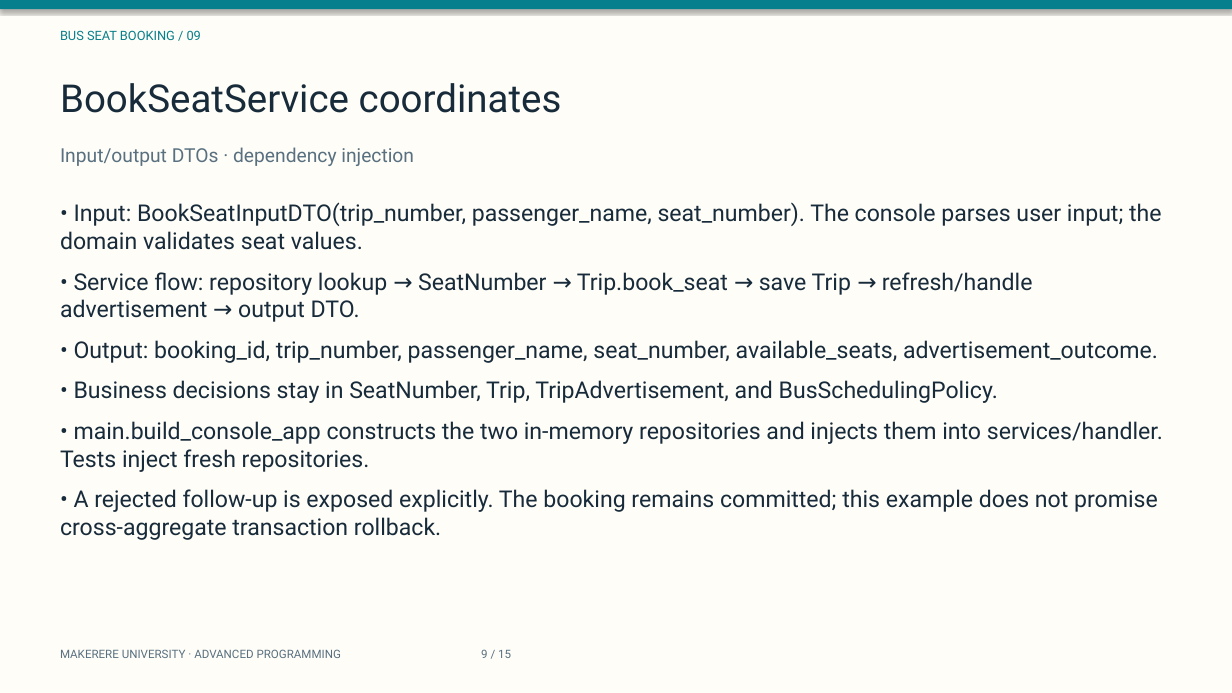
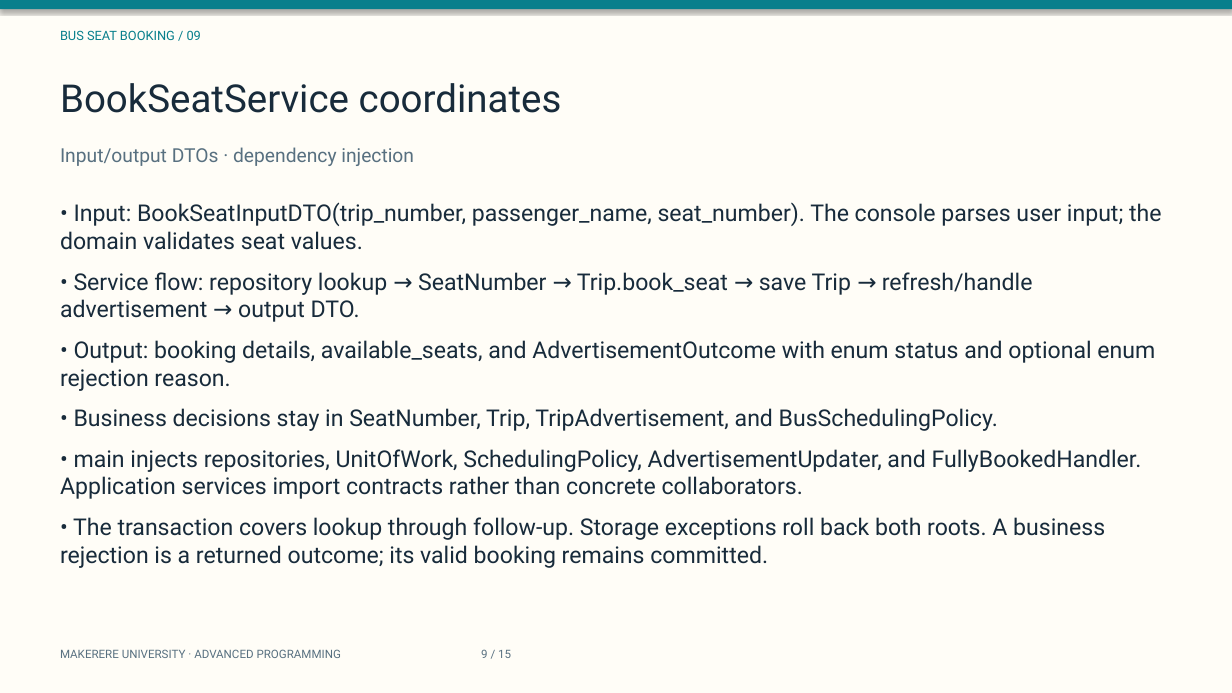
Before and after one commit to TIMOTHY-ctrl/Advancedprogramming_assignment_group_repo, a slide deck: slide 9 of presentation/coursework-slides.pptx. Drawn at 1232x693 pixels with LibreOffice and Linux fonts; fonts in the diff are those of the drawing. Boxes give left, top, right and bottom in pixels: in the first picture for what was removed or moved away, otherwise in the second. Text is boxed around its words. In the diff, an @@ line names an element or a change of style, - is before the commit and + after.

Commit message:
Finalize coursework contracts, aggregate naming and submission evidence

```diff
--- a/presentation/coursework-slides.pptx
+++ b/presentation/coursework-slides.pptx
@@ text at (60, 340, 1155, 391): text changed @@
-• Output: booking_id, trip_number, passenger_name, seat_number, available_seats, advertisement_outcome.
+• Output: booking details, available_seats, and AdvertisementOutcome with enum status and optional enum rejection reason.
@@ text at (60, 449, 1142, 568): text changed @@
-• main.build_console_app constructs the two in-memory repositories and injects them into services/handler. Tests inject fresh repositories.
-• A rejected follow-up is exposed explicitly. The booking remains committed; this example does not promise cross-aggregate transaction rollback.
+• main injects repositories, UnitOfWork, SchedulingPolicy, AdvertisementUpdater, and FullyBookedHandler. Application services import contracts rather than concrete collaborators.
+• The transaction covers lookup through follow-up. Storage exceptions roll back both roots. A business rejection is a returned outcome; its valid booking remains committed.
```
Also in this commit, not shown: 8 other slides changed, 57 other files.
